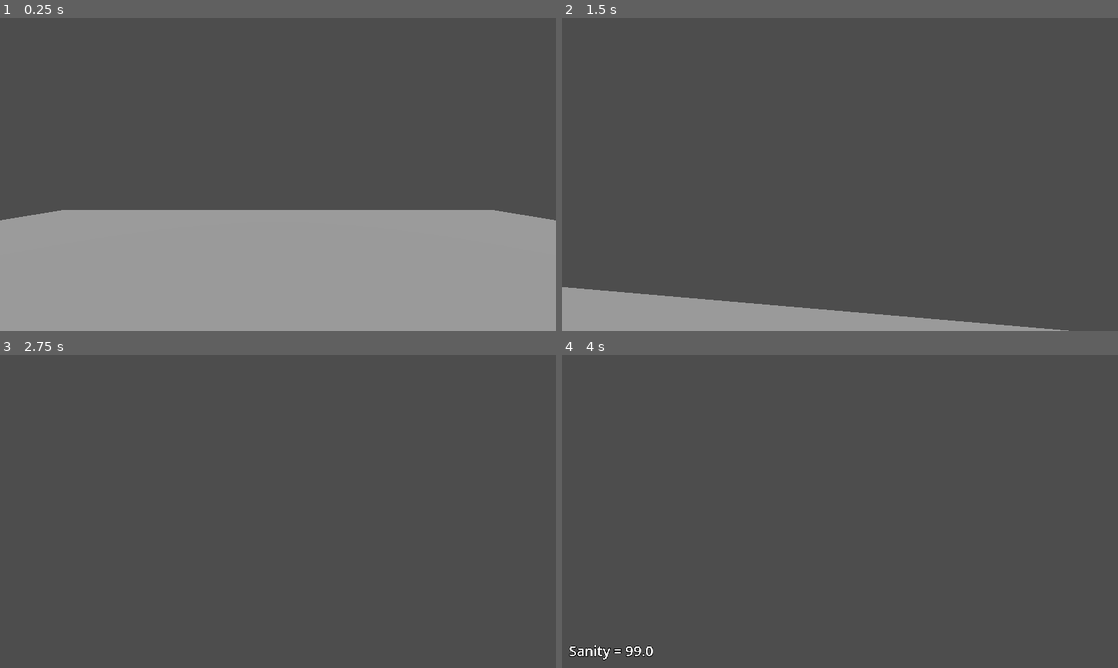
Above: before the commit, frames 1-4 (two rows, left to right).
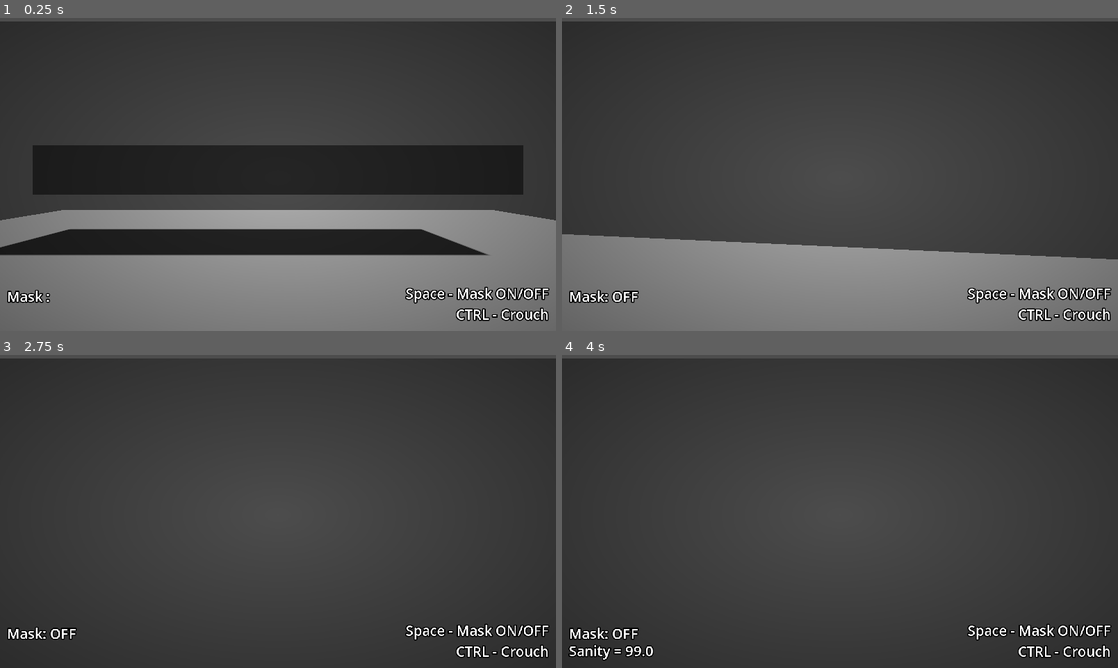
Above: after the commit, the same moments.

Repository: SimoneMicillo/mask-jam-red-devs
Game: Godot game, scene res://MainScene/main.tscn
Same seed, same stepped clock (60 frames per second), same inputs: the game is played once before the commit and once after it. The engine's default icon, where the game draws it, is replaced by a stand-in: a white triangle on a blue panel in a dark square.
Inputs (mouse positions are in pixels of both pictures, inside the frame that each line leads up to):
- Up to frame 1 (0.25 s): no input
- Up to frame 2 (1.5 s): tap Enter (ui_accept) at 0.5, 0.77, 0.8, 1.07, 1.35 s; move the mouse to (867, 174) at 0.52 s; hold Up (ui_up) from 0.53 s (still down); tap Ctrl (crouch, bound only after the commit) at 0.6 s; move the mouse to (812, 174) at 1.27 s
- Up to frame 3 (2.75 s): keep holding Up (ui_up); tap Enter (ui_accept) at 1.52, 1.82, 2, 2.3 s; tap Ctrl (crouch, bound only after the commit) at 1.55, 2.1 s; move the mouse to (289, 505) at 2.02 s
- Up to frame 4 (4 s): keep holding Up (ui_up); tap Enter (ui_accept) at 2.75, 3.02, 3.32, 3.5, 3.6, 3.77 s; move the mouse to (834, 517) at 2.77 s; tap Ctrl (crouch, bound only after the commit) at 2.85 s; move the mouse to (878, 514) at 3.52 s

The runs differ from the first frame. In frame 1, 47% of the frame differs, in the area x 0-100%, y 1-100%; in frame 2, 37%; in frame 3, 19%; in frame 4, 18%.

Commit message:
Crouching and Vignette
Crouching and Vignette

Diff:
--- /dev/null
+++ b/Assets/collisions/crouchShape.tres
@@ -0,0 +1,4 @@
+[gd_resource type="CapsuleShape3D" format=3 uid="uid://i4l4g7ca71pb"]
+
+[resource]
+height = 1.0
--- /dev/null
+++ b/Assets/collisions/standingShape.tres
@@ -0,0 +1,3 @@
+[gd_resource type="CapsuleShape3D" format=3 uid="uid://cygqiittwyol"]
+
+[resource]
--- /dev/null
+++ b/MainScene/Vignette/vignette.gdshader
@@ -0,0 +1,11 @@
+shader_type canvas_item;
+
+uniform float outerRadius : hint_range(0.0, 5.0) = 1.0;
+uniform float MainAlpha : hint_range(0.0, 1.0) = 1.0;
+
+void fragment() {
+	float x = abs(UV.x-.5)*2.0;
+	float y = abs(UV.y-.5)*2.0;
+	float v = (sqrt((x*x)+(y*y))/outerRadius);
+	COLOR = vec4(0,0,0,v*MainAlpha);
+}
--- a/MainScene/main.tscn
+++ b/MainScene/main.tscn
@@ -1,9 +1,10 @@
-[gd_scene load_steps=8 format=3 uid="uid://c78f8r4vd1t6k"]
+[gd_scene load_steps=13 format=3 uid="uid://c78f8r4vd1t6k"]
 
 [ext_resource type="Script" uid="uid://b4hqcpc82bdl6" path="res://MainScene/main.gd" id="1_ig7tw"]
 [ext_resource type="PackedScene" uid="uid://dyvovyhheeqkm" path="res://Player/player.tscn" id="2_0xm2m"]
 [ext_resource type="Texture2D" uid="uid://bsr2ai28hfqx4" path="res://Assets/icon.svg" id="3_h2yge"]
 [ext_resource type="Script" uid="uid://dyjukqtmrb0qe" path="res://MainScene/ui.gd" id="4_rg2y2"]
+[ext_resource type="Shader" uid="uid://c5e6hn8cfguui" path="res://MainScene/Vignette/vignette.gdshader" id="5_phgjk"]
 
 [sub_resource type="Environment" id="Environment_ig7tw"]
 
@@ -13,11 +14,25 @@
 [sub_resource type="BoxShape3D" id="BoxShape3D_h2yge"]
 size = Vector3(20, 0.1, 20)
 
+[sub_resource type="ShaderMaterial" id="ShaderMaterial_b8f1d"]
+shader = ExtResource("5_phgjk")
+shader_parameter/outerRadius = 3.2450001541375
+shader_parameter/MainAlpha = 1.0
+
+[sub_resource type="CanvasTexture" id="CanvasTexture_phgjk"]
+
+[sub_resource type="BoxShape3D" id="BoxShape3D_rg2y2"]
+size = Vector3(10, 1, 2)
+
+[sub_resource type="BoxMesh" id="BoxMesh_rg2y2"]
+size = Vector3(10, 1, 2)
+
 [node name="Main" type="Node3D"]
 script = ExtResource("1_ig7tw")
 
 [node name="DirectionalLight3D" type="DirectionalLight3D" parent="."]
-transform = Transform3D(1, 0, 0, 0, -4.371139e-08, 1, 0, -1, -4.371139e-08, 0, 6.744998, 0)
+transform = Transform3D(0.851132, -2.2946372e-08, 0.5249518, -0.5249518, -3.720416e-08, 0.851132, 0, -1, -4.371139e-08, 0, 6.744998, 0)
+shadow_enabled = true
 
 [node name="WorldEnvironment" type="WorldEnvironment" parent="."]
 environment = SubResource("Environment_ig7tw")
@@ -41,6 +56,18 @@
 [node name="UI" type="CanvasLayer" parent="."]
 script = ExtResource("4_rg2y2")
 
+[node name="vignette" type="TextureRect" parent="UI"]
+material = SubResource("ShaderMaterial_b8f1d")
+anchors_preset = 15
+anchor_right = 1.0
+anchor_bottom = 1.0
+offset_top = 8.0
+offset_bottom = 8.0
+grow_horizontal = 2
+grow_vertical = 2
+mouse_filter = 2
+texture = SubResource("CanvasTexture_phgjk")
+
 [node name="sanity" type="Label" parent="UI"]
 modulate = Color(1, 1, 1, 0)
 anchors_preset = 2
@@ -51,9 +78,22 @@
 offset_right = 82.0
 offset_bottom = -17.0
 grow_vertical = 0
-theme_override_constants/outline_size = 5
+theme_override_constants/outline_size = 10
 theme_override_font_sizes/font_size = 32
 text = "Sanity = "
+
+[node name="maskOnOff" type="Label" parent="UI"]
+anchors_preset = 2
+anchor_top = 1.0
+anchor_bottom = 1.0
+offset_left = 16.0
+offset_top = -102.0
+offset_right = 146.0
+offset_bottom = -57.0
+grow_vertical = 0
+theme_override_constants/outline_size = 10
+theme_override_font_sizes/font_size = 32
+text = "Mask : "
 
 [node name="GameOver" type="Panel" parent="UI"]
 visible = false
@@ -92,5 +132,32 @@
 layout_mode = 2
 text = "Quit"
 
+[node name="Debug_Controls" type="Label" parent="UI"]
+anchors_preset = 3
+anchor_left = 1.0
+anchor_top = 1.0
+anchor_right = 1.0
+anchor_bottom = 1.0
+offset_left = -275.0
+offset_top = -109.0
+offset_right = -17.0
+offset_bottom = -16.0
+grow_horizontal = 0
+grow_vertical = 0
+theme_override_constants/outline_size = 10
+theme_override_font_sizes/font_size = 32
+text = "Space - Mask ON/OFF
+CTRL - Crouch"
+horizontal_alignment = 2
+
+[node name="Crouch Tester" type="StaticBody3D" parent="."]
+transform = Transform3D(1, 0, 0, 0, 1, 0, 0, 0, 1, 0, 1.7418778, -5.5869455)
+
+[node name="CollisionShape3D" type="CollisionShape3D" parent="Crouch Tester"]
+shape = SubResource("BoxShape3D_rg2y2")
+
+[node name="MeshInstance3D" type="MeshInstance3D" parent="Crouch Tester"]
+mesh = SubResource("BoxMesh_rg2y2")
+
 [connection signal="pressed" from="UI/GameOver/vbox/retry" to="UI" method="_on_retry_pressed"]
 [connection signal="pressed" from="UI/GameOver/vbox/quit" to="UI" method="_on_quit_pressed"]
--- a/MainScene/ui.gd
+++ b/MainScene/ui.gd
@@ -5,6 +5,7 @@
 
 func _ready() -> void:
 	playerMask.sanityChanged.connect(updateSanityUI)
+	playerMask.setMask.connect(updateMaskUI)
 	player.dead.connect(setGameOver)
 
 func updateSanityUI(nVal : float) -> void:
@@ -19,6 +20,12 @@
 		else:
 			get_tree().create_tween().tween_property($sanity, "modulate", Color(1.0, 1.0, 1.0, 1.0), .25)
 
+func updateMaskUI(val : bool) -> void:
+	if val:
+		$maskOnOff.text = "Mask: ON"
+	else:
+		$maskOnOff.text = "Mask: OFF"
+
 func _on_retry_pressed() -> void:
 	get_tree().reload_current_scene()
 func _on_quit_pressed() -> void:
--- a/Player/camera_component.gd
+++ b/Player/camera_component.gd
@@ -3,6 +3,9 @@
 @onready var camera_3d: Camera3D = $"../Camera3D"
 @onready var player: Player = $".."
 @export var cam_sens : float = 1
+
+var standing_y_pos : float = 0.6
+var crouch_y_pos : float = -0.1
 
 func _input(event: InputEvent) -> void:
 	if !player.isDead:
--- a/Player/mask_component.gd
+++ b/Player/mask_component.gd
@@ -2,6 +2,7 @@
 class_name MaskComponent
 
 signal sanityChanged(nSanity : float)
+signal setMask(nVal : bool)
 
 @onready var timer: Timer = $Timer
 var isMaskActive : bool = false
@@ -16,8 +17,10 @@
 
 func setMaskActive() -> void:
 	isMaskActive = true
+	setMask.emit(true)
 func setMaskInactive() -> void:
 	isMaskActive = false
+	setMask.emit(false)
 
 @onready var player: Player = $".."
 func _on_timer_timeout() -> void:
--- a/Player/player.gd
+++ b/Player/player.gd
@@ -3,6 +3,8 @@
 
 const SPEED = 7.5
 var isDead : bool = false
+
+var isCrouched : bool = false
 
 func _physics_process(delta: float) -> void:
 	if !isDead:
@@ -23,6 +25,9 @@
 
 		move_and_slide()
 
+@onready var camera_3d: Camera3D = $Camera3D
+@onready var camera_component: Node = $CameraComponent
+@onready var collision: CollisionShape3D = $CollisionShape3D
 func _input(_event: InputEvent) -> void:
 	if !isDead:
 		if Input.is_action_just_pressed("ui_accept"):
@@ -31,6 +36,19 @@
 			else:
 				$MaskComponent.setMaskActive()
 
+		if Input.is_action_just_pressed("crouch"):
+			if isCrouched:
+				get_tree().create_tween().tween_property(camera_3d, "position:y",camera_component.standing_y_pos, 0.1)
+				isCrouched = false
+				collision.shape = preload("res://Assets/collisions/standingShape.tres")
+				collision.shape.height = 2.0
+				collision.position = Vector3.ZERO
+			else:
+				get_tree().create_tween().tween_property(camera_3d, "position:y",camera_component.crouch_y_pos, 0.1)
+				collision.shape = preload("res://Assets/collisions/crouchShape.tres")
+				collision.position = Vector3(0,-.45,0)
+				isCrouched = true
+
 signal dead
 func setDead(val : bool) -> void:
 	isDead = val
--- a/Player/player.tscn
+++ b/Player/player.tscn
@@ -18,7 +18,7 @@
 mesh = SubResource("CapsuleMesh_sh265")
 
 [node name="Camera3D" type="Camera3D" parent="."]
-transform = Transform3D(1, 0, 0, 0, 1, 0, 0, 0, 1, 0, 0.6, -0.5)
+transform = Transform3D(1, 0, 0, 0, 1, 0, 0, 0, 1, 0, 0.6, -0.42859656)
 
 [node name="CameraComponent" type="Node" parent="."]
 script = ExtResource("2_onrkg")
--- a/project.godot
+++ b/project.godot
@@ -54,6 +54,11 @@
 , Object(InputEventKey,"resource_local_to_scene":false,"resource_name":"","device":-1,"window_id":0,"alt_pressed":false …(183 unchanged characters)…
 ]
 }
+crouch={
+"deadzone": 0.2,
+"events": [Object(InputEventKey,"resource_local_to_scene":false,"resource_name":"","device":-1,"window_id":0,"alt_pressed":false,"shift_pressed":false,"ctrl_pressed":false,"meta_pressed":false,"pressed":false,"keycode":0,"physical_keycode":4194326,"key_label":0,"unicode":0,"location":0,"echo":false,"script":null)
+]
+}
 
 [rendering]
 
Not shown, added: MainScene/Vignette/vignette.gdshader.uid
